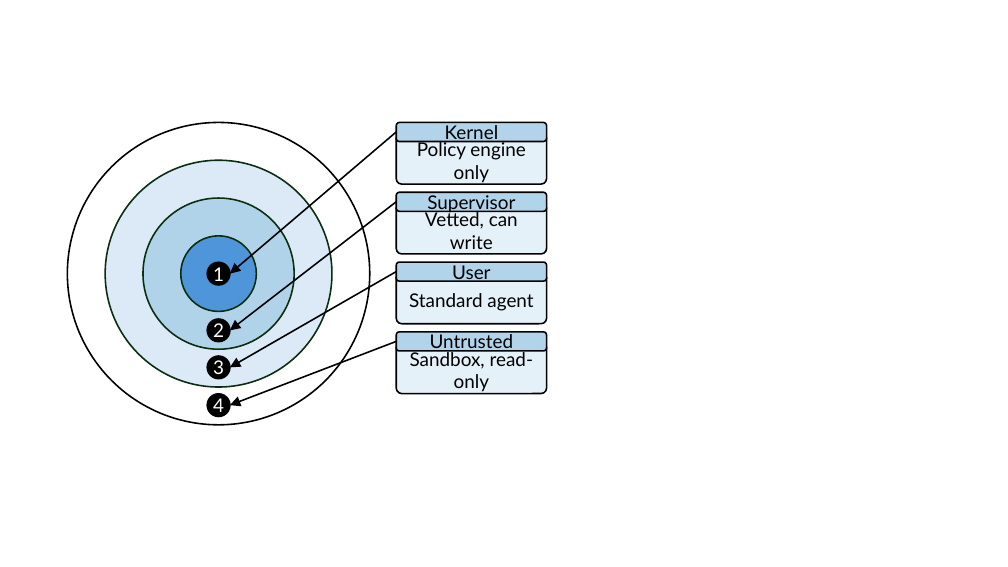
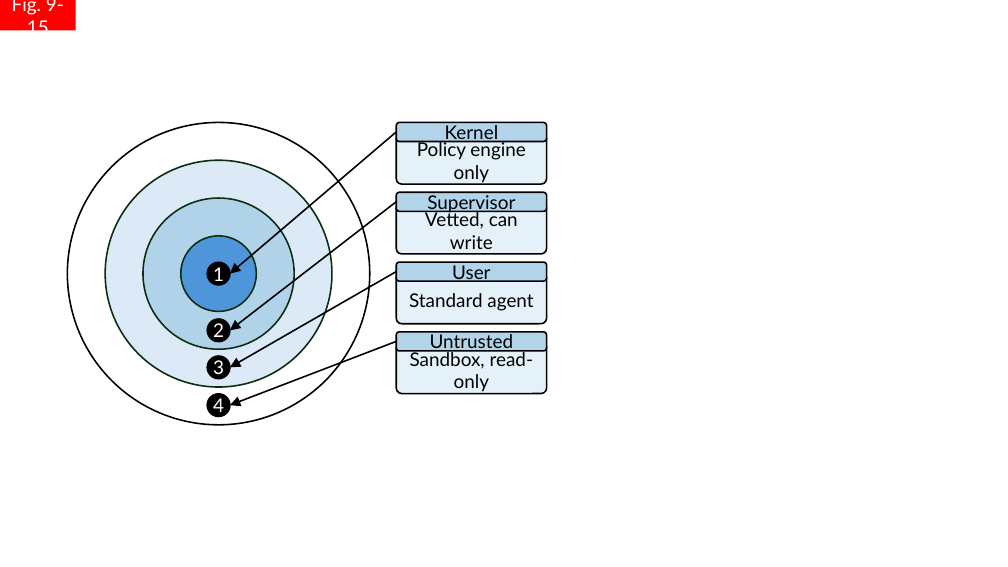
Before and after one commit to colbyford/foundry-book, a slide deck: slide 21 of figures/figures.pptx. Drawn at 1008x567 pixels with LibreOffice and Linux fonts; fonts in the diff are those of the drawing. Boxes give left, top, right and bottom in pixels: in the first picture for what was removed or moved away, otherwise in the second. Text is boxed around its words. In the diff, an @@ line names an element or a change of style, - is before the commit and + after.

```diff
--- a/figures/figures.pptx
+++ b/figures/figures.pptx
@@ rectangle added at box(0, 0, 76, 30), fill #FF0000, 18 pt, text #FFFFFF @@
+Fig. 9-15
```
Also in this commit, not shown: 22 other slides changed.
